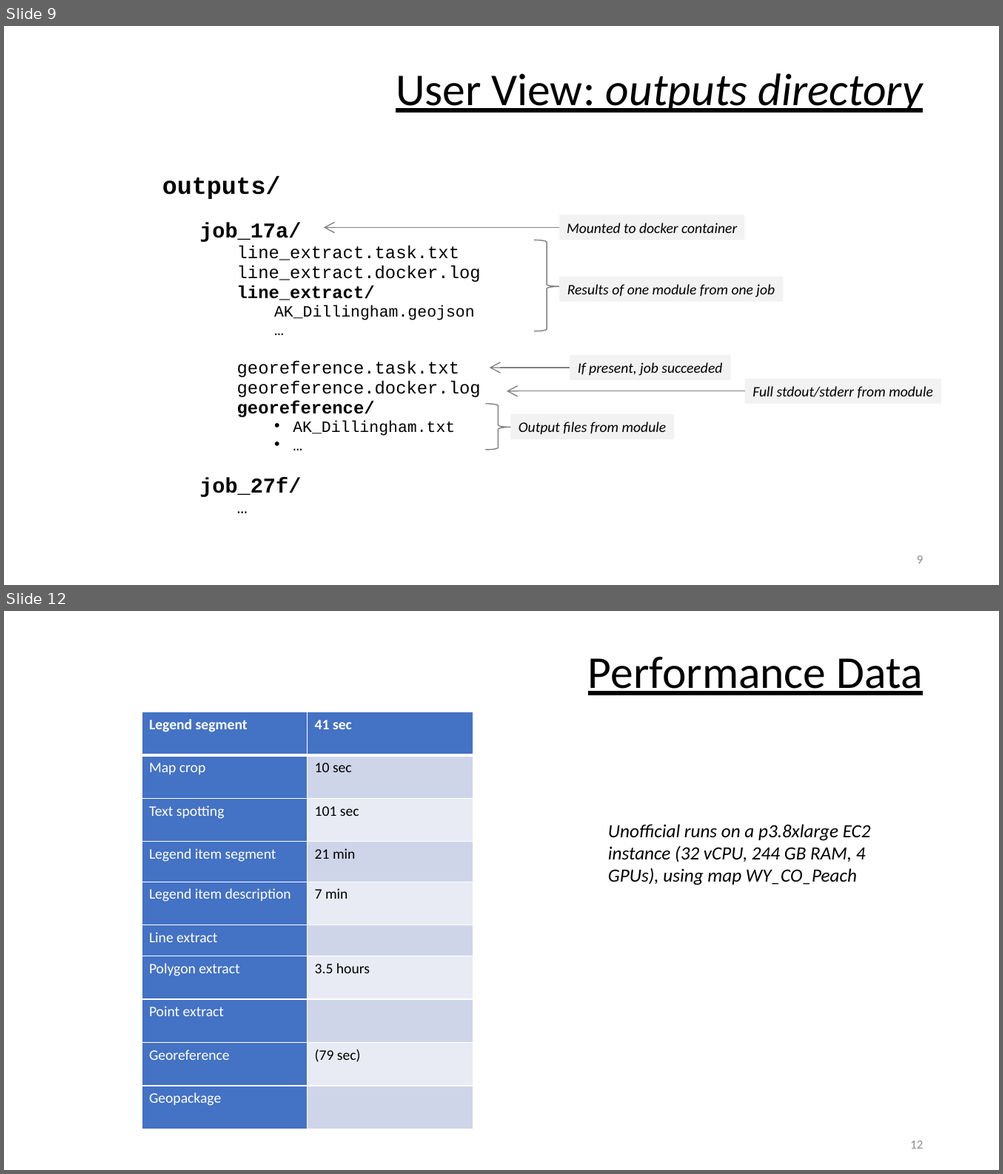
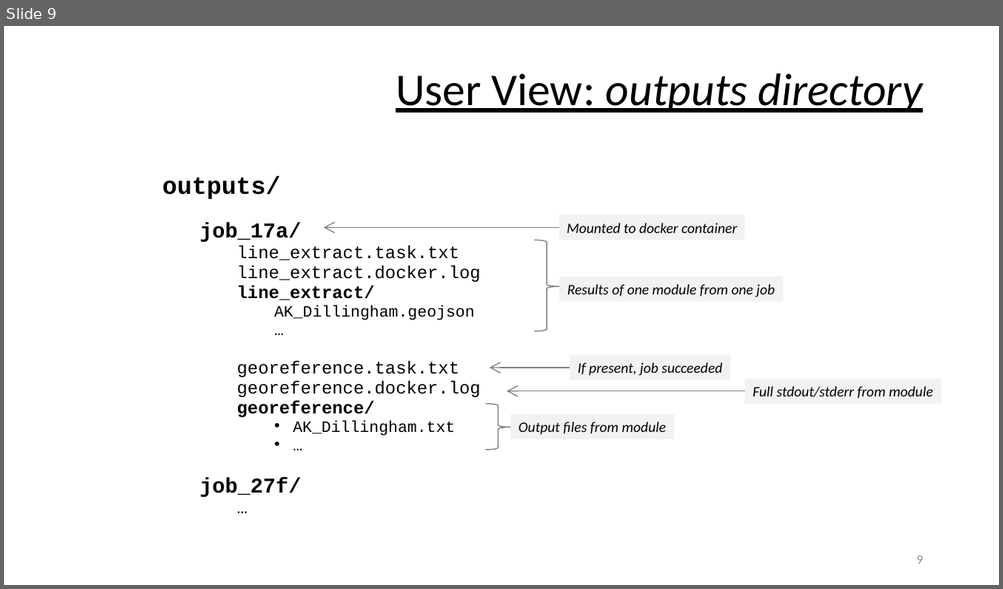
Before and after one commit to DARPA-CRITICALMAAS/ta1_integration, a slide deck: docs/overview.pptx. Shown one above the other, each under a label of ours: slides 9 and 12 before the commit, slide 9 after it; the slides between them are not shown. The pictures are 1003x1174 and 1003x589 pixels, drawn with LibreOffice and Linux fonts; fonts in the diff are those of the drawing. Boxes give left, top, right and bottom in pixels: in the first picture for what was removed or moved away, otherwise in the second. Text is boxed around its words. In the diff, an @@ line names an element or a change of style, - is before the commit and + after.

```diff
--- a/docs/overview.pptx
+++ b/docs/overview.pptx
@@ slide 12 removed at (4, 611, 999, 1170), background #FFFFFF @@
@@ title removed at (588, 656, 922, 695) @@
-Performance Data
@@ table removed at (142, 712, 472, 1130), 10 rows, 2 columns @@
-Legend segment | 41 sec
-Map crop | 10 sec
-Text spotting | 101 sec
-Legend item segment | 21 min
-Legend item description | 7 min
-Line extract | 
-Polygon extract | 3.5 hours
-Point extract | 
-Georeference | (79 sec)
-Geopackage | 
@@ text removed at (608, 824, 871, 886) @@
-Unofficial runs on a p3.8xlarge EC2 instance (32 vCPU, 244 GB RAM, 4 GPUs), using map WY_CO_Peach
@@ page number removed at (910, 1141, 922, 1149) @@
-12
```
Also in this commit, not shown: 9 slides changed, 1 slide added, 3 other slides removed, 16 other files.
